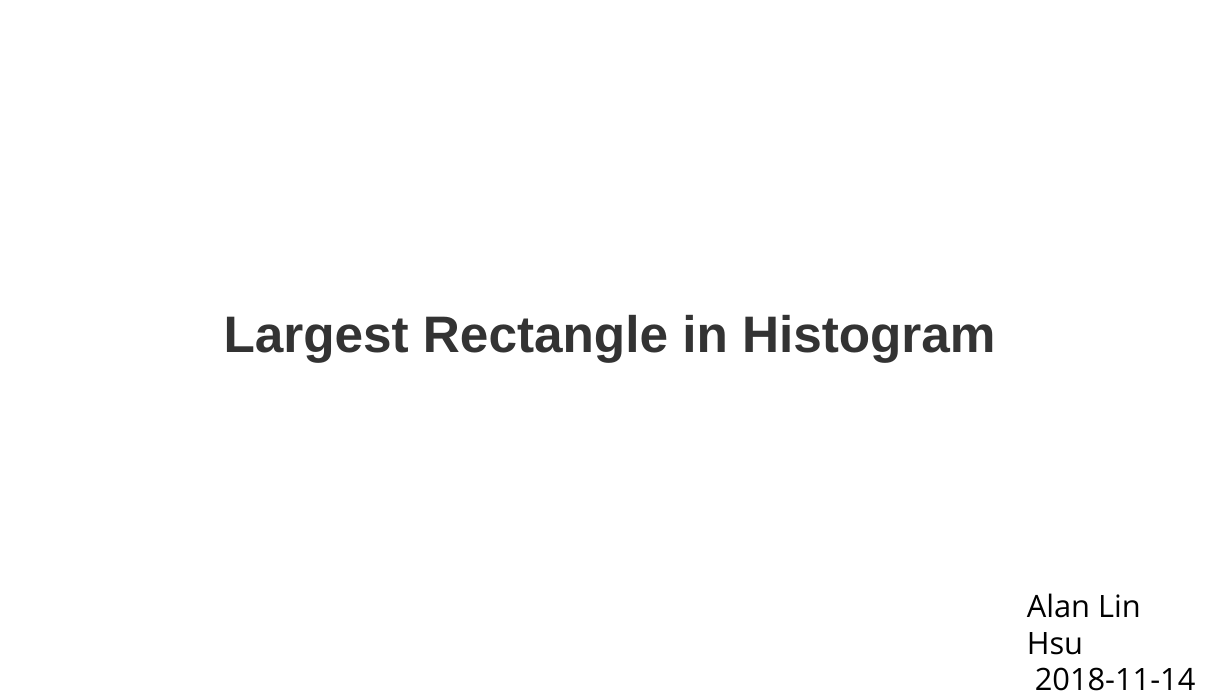
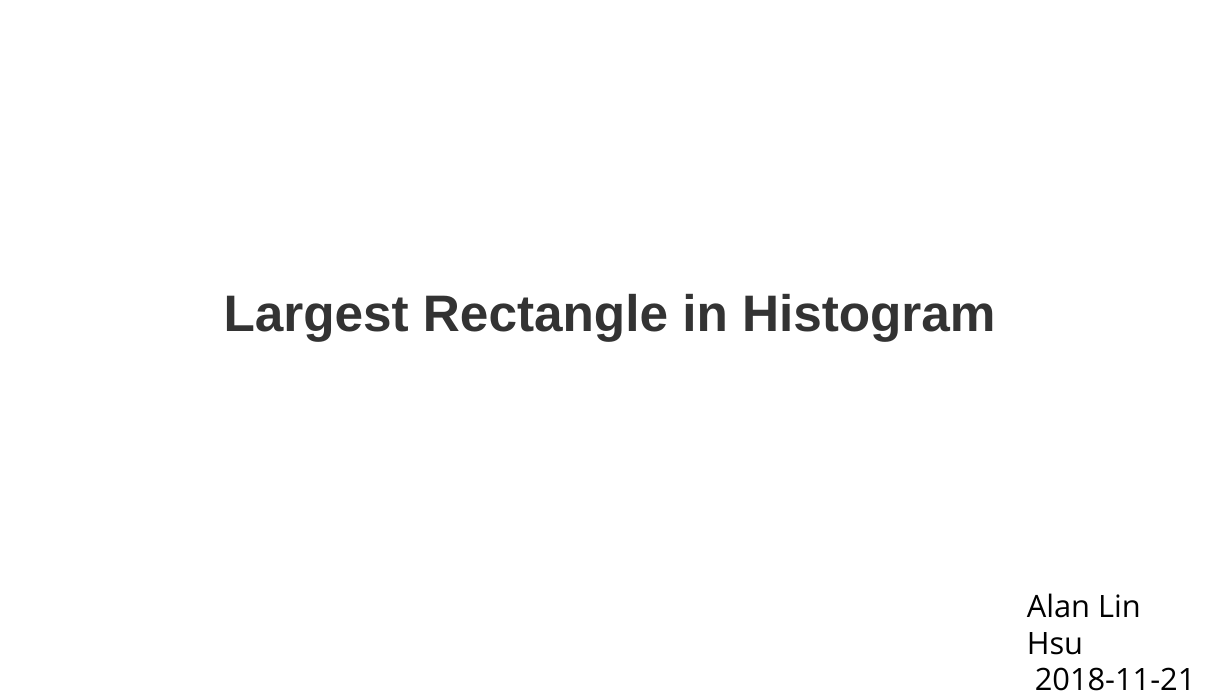
Before and after one commit to linxuyalun/courses, a slide deck: slide 1 of sjtu/program-design/EP8-homework/solution.pptx. Drawn at 1232x693 pixels with LibreOffice and Linux fonts; fonts in the diff are those of the drawing. Boxes give left, top, right and bottom in pixels: in the first picture for what was removed or moved away, otherwise in the second. Text is boxed around its words. In the diff, an @@ line names an element or a change of style, - is before the commit and + after.

```diff
--- a/sjtu/program-design/EP8-homework/solution.pptx
+++ b/sjtu/program-design/EP8-homework/solution.pptx
@@ text "Largest Rectangle in Histogram": place and size @@
-text "Largest Rectangle in Histogram" at box(224, 315, 996, 362)
+text "Largest Rectangle in Histogram" at box(224, 294, 996, 341)
@@ text at box(1035, 667, 1196, 691): text changed @@
-2018-11-14
+2018-11-21
```
Also in this commit, not shown: 2 other slides changed, 16 slides added, 1 other file.
